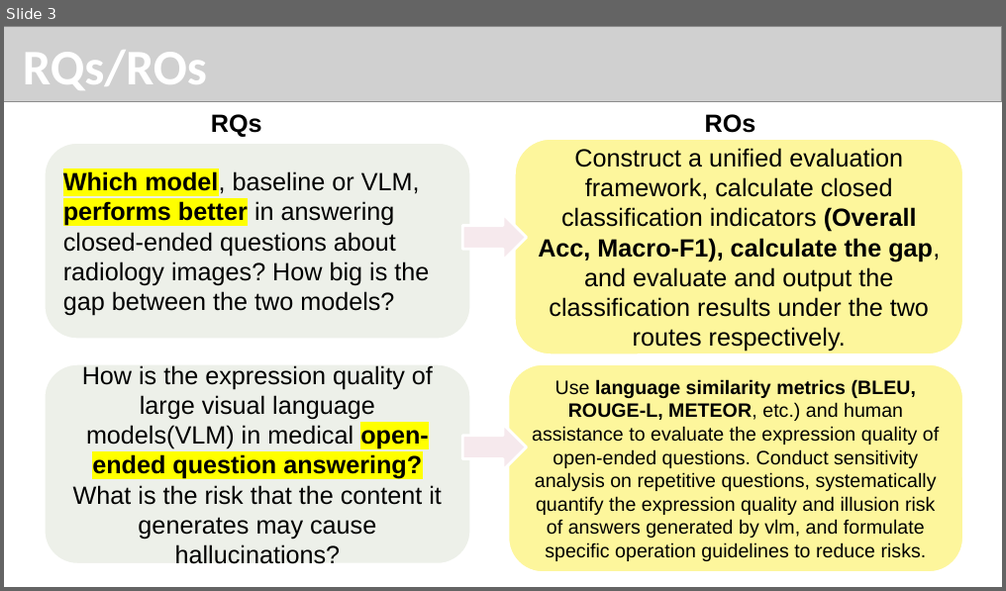
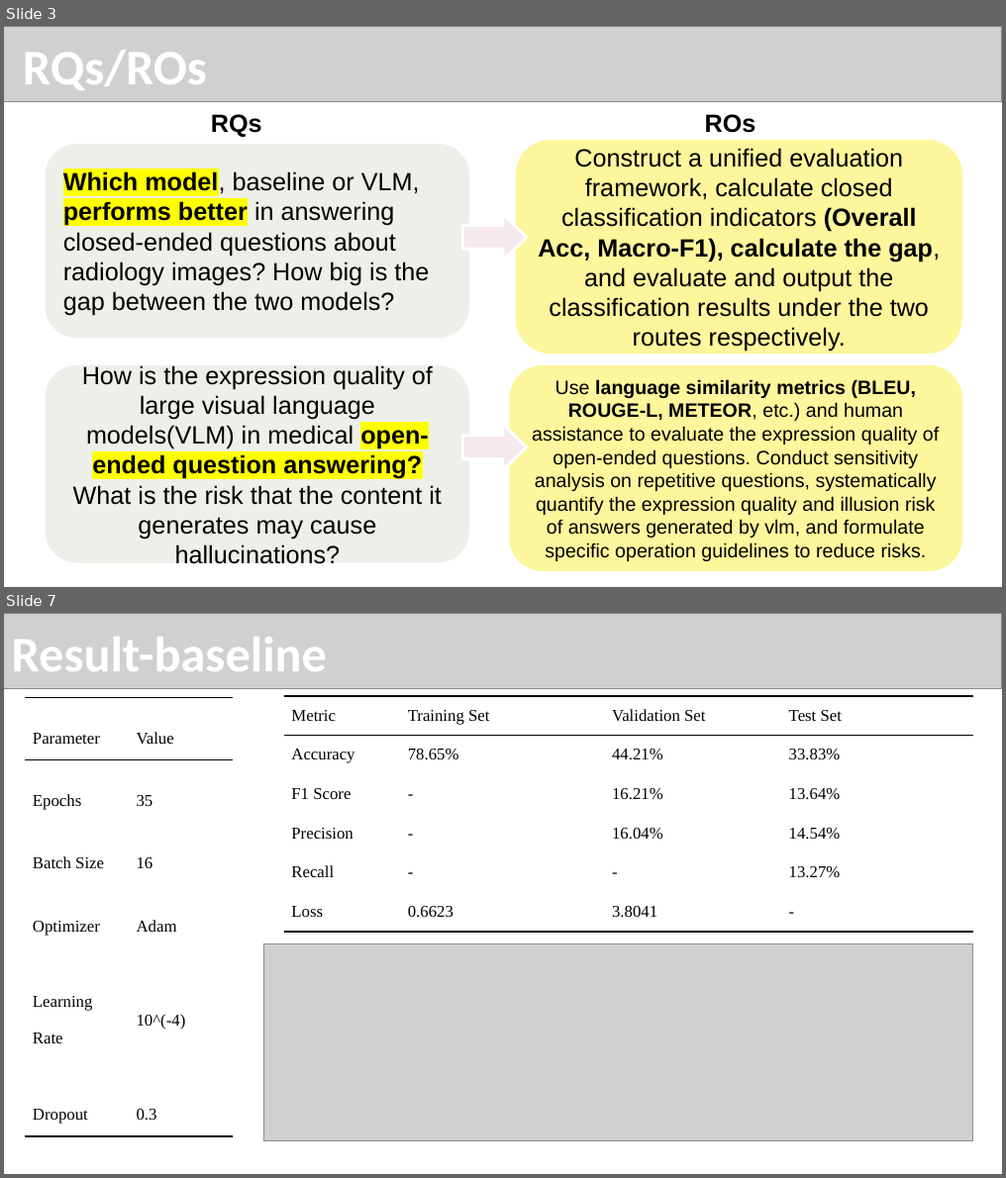
Before and after one commit to zhongjp21-coder/WOA7015_AlternativeAsscement, a slide deck: Report Dir/WOX7001_assignment2_zouting(24201617).pptx. Shown one above the other, each under a label of ours: slide 3 before the commit, slides 3 and 7 after it; the slides between them are not shown. The pictures are 1006x591 and 1006x1178 pixels, drawn with LibreOffice and Linux fonts; fonts in the diff are those of the drawing; grey boxes stand for pictures. Boxes give left, top, right and bottom in pixels: in the first picture for what was removed or moved away, otherwise in the second. Text is boxed around its words. In the diff, an @@ line names an element or a change of style, - is before the commit and + after.

```diff
--- a/Report Dir/WOX7001_assignment2_zouting(24201617).pptx
+++ b/Report Dir/WOX7001_assignment2_zouting(24201617).pptx
@@ slide 7 added at <box>4,613,1002,1174</box>, background #FFFFFF @@
@@ picture added at <box>4,613,1002,689</box> @@
@@ title added at <box>12,637,327,671</box>, 36 pt, text #FFFFFF, bold @@
+Result-baseline
@@ table added at <box>25,698,233,1137</box>, 6 rows, 2 columns @@
+Parameter | Value
+Epochs | 35
+Batch Size | 16
+Optimizer | Adam
+Learning Rate | 10^(-4)
+Dropout | 0.3
@@ table added at <box>284,697,973,933</box>, 6 rows, 4 columns @@
+Metric | Training Set | Validation Set | Test Set
+Accuracy | 78.65% | 44.21% | 33.83%
+F1 Score | - | 16.21% | 13.64%
+Precision | - | 16.04% | 14.54%
+Recall | - | - | 13.27%
+Loss | 0.6623 | 3.8041 | -
@@ picture added at <box>264,945,973,1142</box> @@
```
Also in this commit, not shown: 4 other slides added, 1 slide removed, 2 other files.
